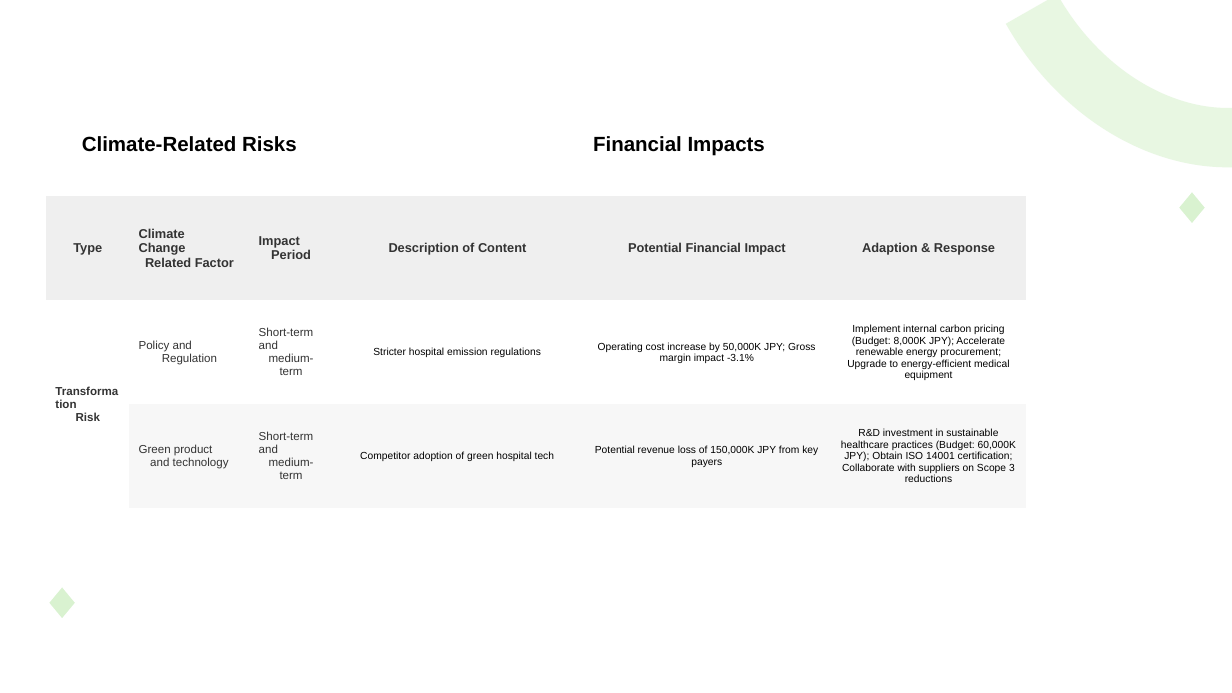
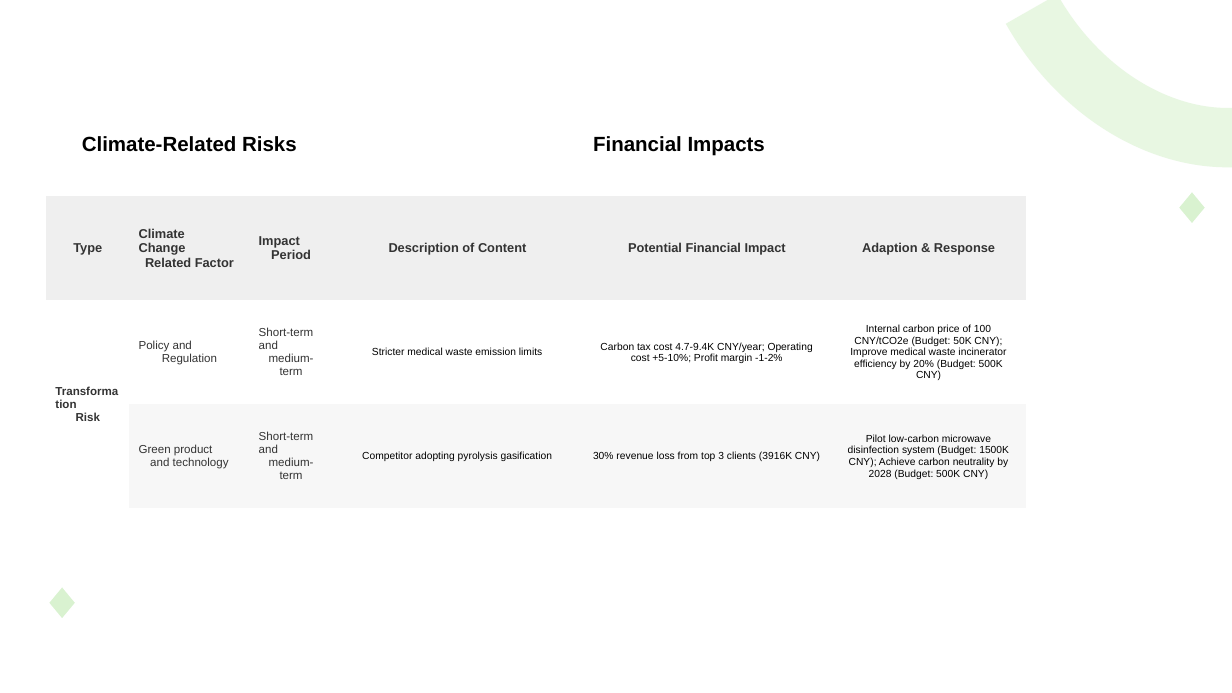
Before and after one commit to jackman993/sustainability-rep, a slide deck: slide 1 of shared/engine/tcfd/output/TCFD_table.pptx. Drawn at 1232x693 pixels with LibreOffice and Linux fonts; fonts in the diff are those of the drawing. Boxes give left, top, right and bottom in pixels: in the first picture for what was removed or moved away, otherwise in the second. Text is boxed around its words. In the diff, an @@ line names an element or a change of style, - is before the commit and + after.

```diff
--- a/shared/engine/tcfd/output/TCFD_table.pptx
+++ b/shared/engine/tcfd/output/TCFD_table.pptx
@@ table at (46,92,1026,508) @@
-row 3: Transformation Risk | Policy and Regulation | Short-term and medium-term | Stricter hospital emission regulations | Operating cost increase by 50,000K JPY; Gross margin impact -3.1% | Implement internal carbon pricing (Budget: 8,000K JPY); Accelerate renewable energy procurement; Upgrade to energy-efficient medical equipment
+row 3: Transformation Risk | Policy and Regulation | Short-term and medium-term | Stricter medical waste emission limits | Carbon tax cost 4.7-9.4K CNY/year; Operating cost +5-10%; Profit margin -1-2% | Internal carbon price of 100 CNY/tCO2e (Budget: 50K CNY); Improve medical waste incinerator efficiency by 20% (Budget: 500K CNY)
-row 4:  | Green product and technology | Short-term and medium-term | Competitor adoption of green hospital tech | Potential revenue loss of 150,000K JPY from key payers | R&D investment in sustainable healthcare practices (Budget: 60,000K JPY); Obtain ISO 14001 certification; Collaborate with suppliers on Scope 3 reductions
+row 4:  | Green product and technology | Short-term and medium-term | Competitor adopting pyrolysis gasification | 30% revenue loss from top 3 clients (3916K CNY) | Pilot low-carbon microwave disinfection system (Budget: 1500K CNY); Achieve carbon neutrality by 2028 (Budget: 500K CNY)
```
Also in this commit, not shown: 6 other slides changed, 23 other files.
